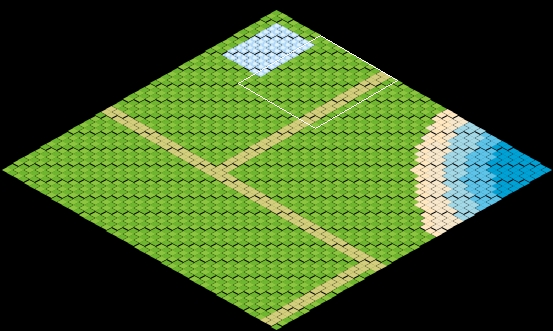
Tiled map, stored at hcg/resources/maps/initial-map-test.tmx. The picture above shows the old version from afar; the outline marks the close-up.
Close-up. As it was:
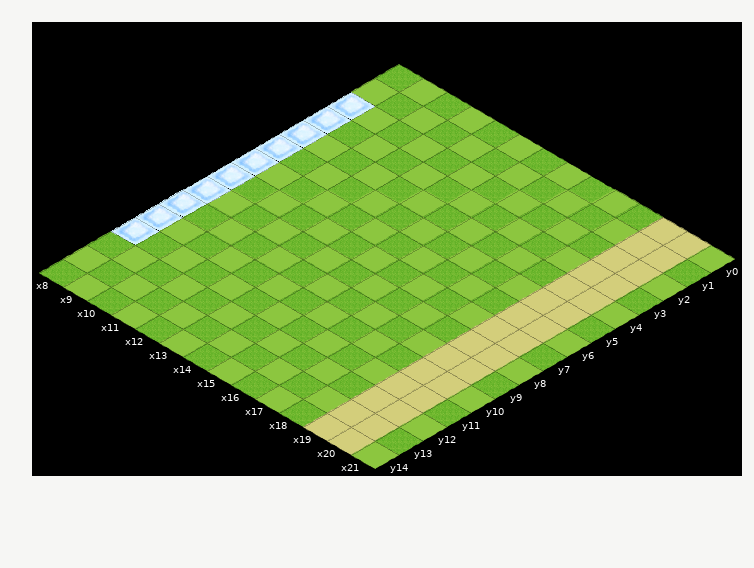
Cells are 55x32 px. Isometric: x runs down to the right, y down to the left. Shown: x 8..21, y 0..14.
After the commit:
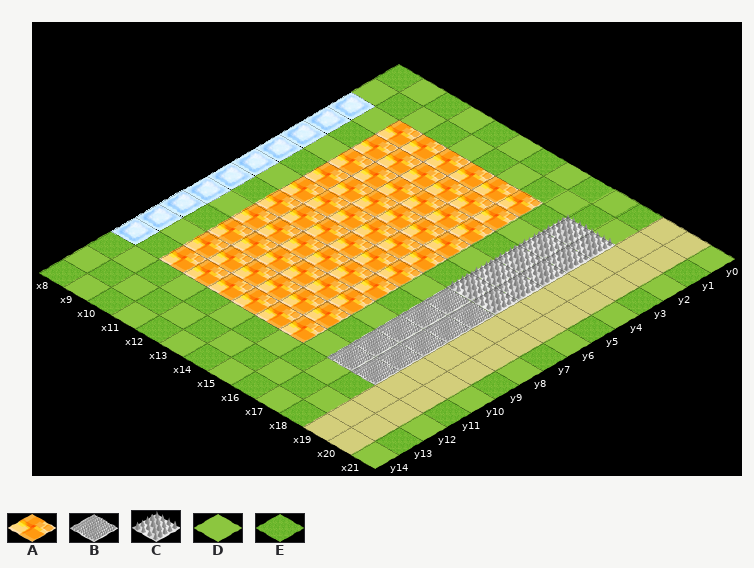
Key: from "lava-animated": A 0; from "spikes": B 0; from "spikes-large": C 0; from "tileset-1": D 1, E 2.
_ is an empty cell, . an unchanged one.
Tiles of an added or newly shown layer are drawn over the layers below it.
Diff:
--- layer "ground"
@@ x 10..15 @@
- 2 EDEDED
- 3 DEDEDE
- 4 EDEDED
- 5 DEDEDE
- 6 EDEDED
- 7 DEDEDE
- 8 EDEDED
- 9 DEDEDE
-10 EDEDED
-11 DEDEDE
+ 2 ______
+ 3 ______
+ 4 ______
+ 5 ______
+ 6 ______
+ 7 ______
+ 8 ______
+ 9 ______
+10 ______
+11 ______
--- layer "spikes" (added)
@@ x 17..18 @@
- 2 __
- 3 __
- 4 __
- 5 __
- 6 __
- 7 __
- 8 __
- 9 __
-10 __
-11 __
+ 2 CC
+ 3 CC
+ 4 CC
+ 5 CC
+ 6 CC
+ 7 BB
+ 8 BB
+ 9 BB
+10 BB
+11 BB
--- layer "lava" (added)
@@ x 10..15 @@
- 2 ______
- 3 ______
- 4 ______
- 5 ______
- 6 ______
- 7 ______
- 8 ______
- 9 ______
-10 ______
-11 ______
+ 2 AAAAAA
+ 3 AAAAAA
+ 4 AAAAAA
+ 5 AAAAAA
+ 6 AAAAAA
+ 7 AAAAAA
+ 8 AAAAAA
+ 9 AAAAAA
+10 AAAAAA
+11 AAAAAA
Boxes around the changes in both close-ups, in picture pixels (x1, y1, x2, y2):
changed: (159, 120, 615, 385)
